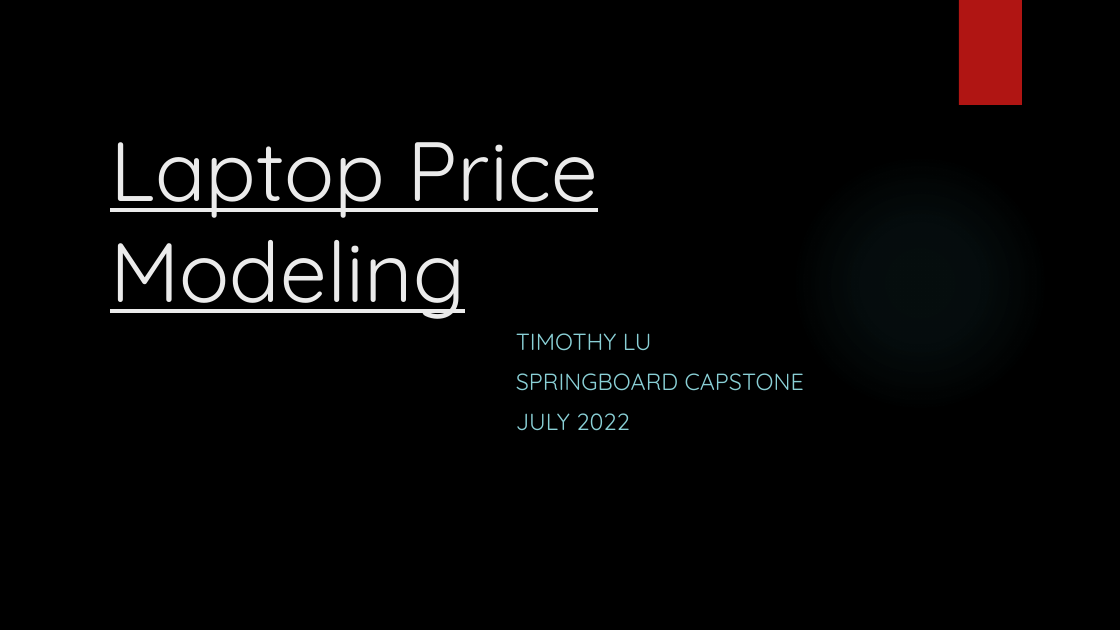
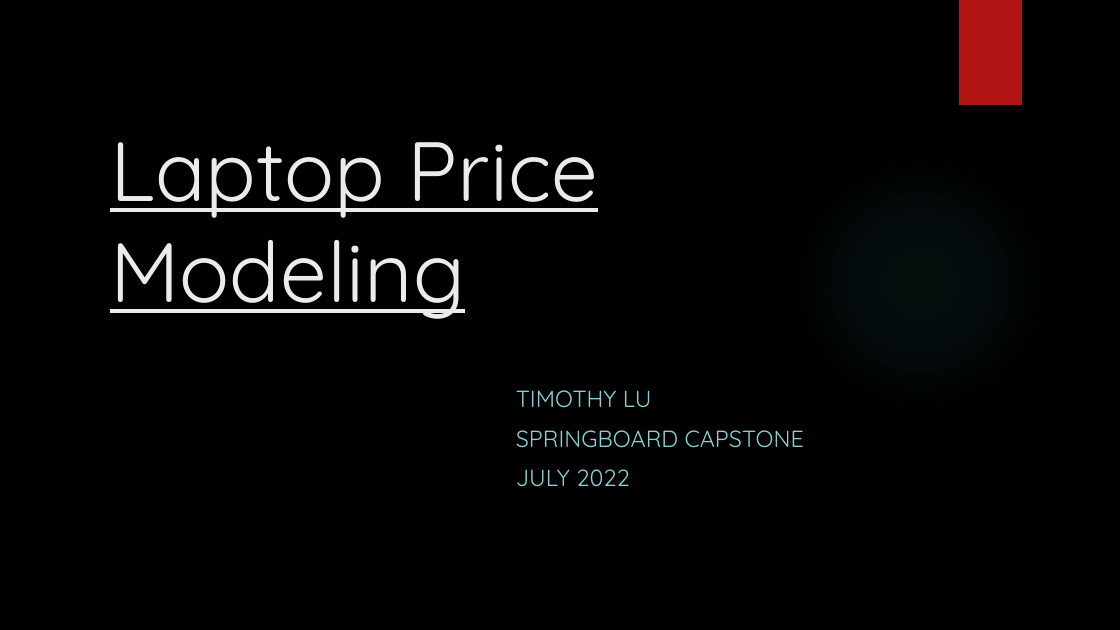
Before and after one commit to lutimoth/LaptopPriceModeling, a slide deck: slide 1 of reports and metrics/Laptop_Capstone_Presentation.pptx. Drawn at 1120x630 pixels with LibreOffice and Linux fonts; fonts in the diff are those of the drawing; background and template pictures are left out. Boxes give left, top, right and bottom in pixels: in the first picture for what was removed or moved away, otherwise in the second. Text is boxed around its words. In the diff, an @@ line names an element or a change of style, - is before the commit and + after.

Commit message:
Updating for final submission
Created graph image for XGBoost tree, finished final powerpoint, created some other images, updated the Laptop Pricing Model notebook for more detail and cluster understanding

```diff
--- a/reports and metrics/Laptop_Capstone_Presentation.pptx
+++ b/reports and metrics/Laptop_Capstone_Presentation.pptx
@@ subtitle "TIMOTHY LU": place and size @@
-subtitle "TIMOTHY LU" at (516, 333, 804, 431)
+subtitle "TIMOTHY LU" at (516, 390, 804, 487)
```
Also in this commit, not shown: 7 other slides changed, 8 slides added, 6 slides removed, 5 other files.
